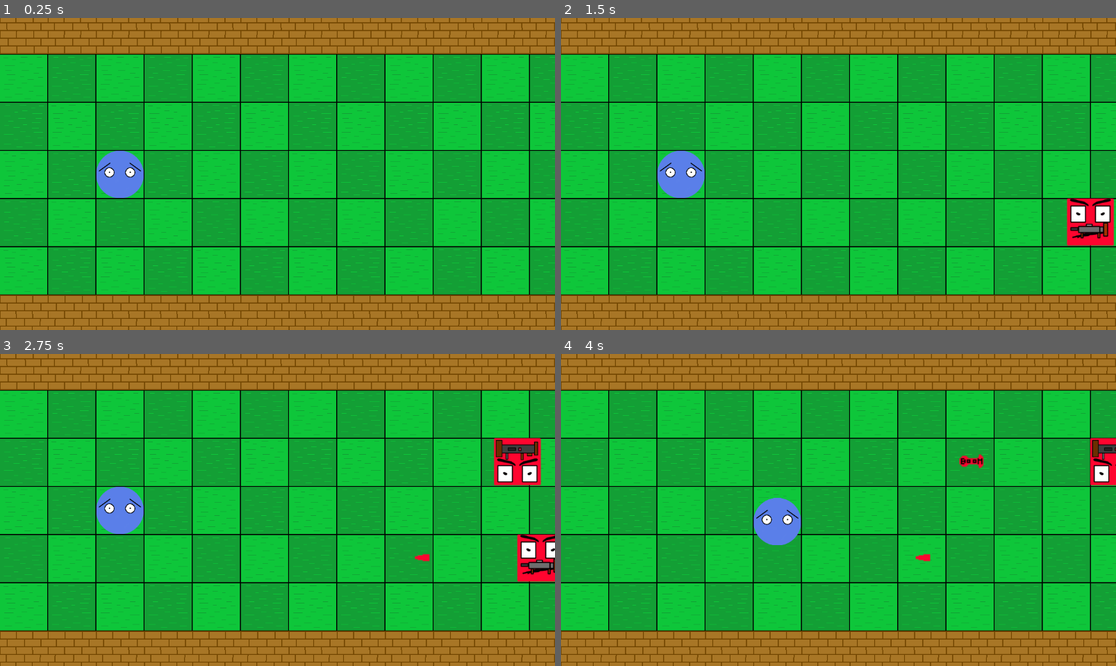
Above: before the commit, frames 1-4 (two rows, left to right).
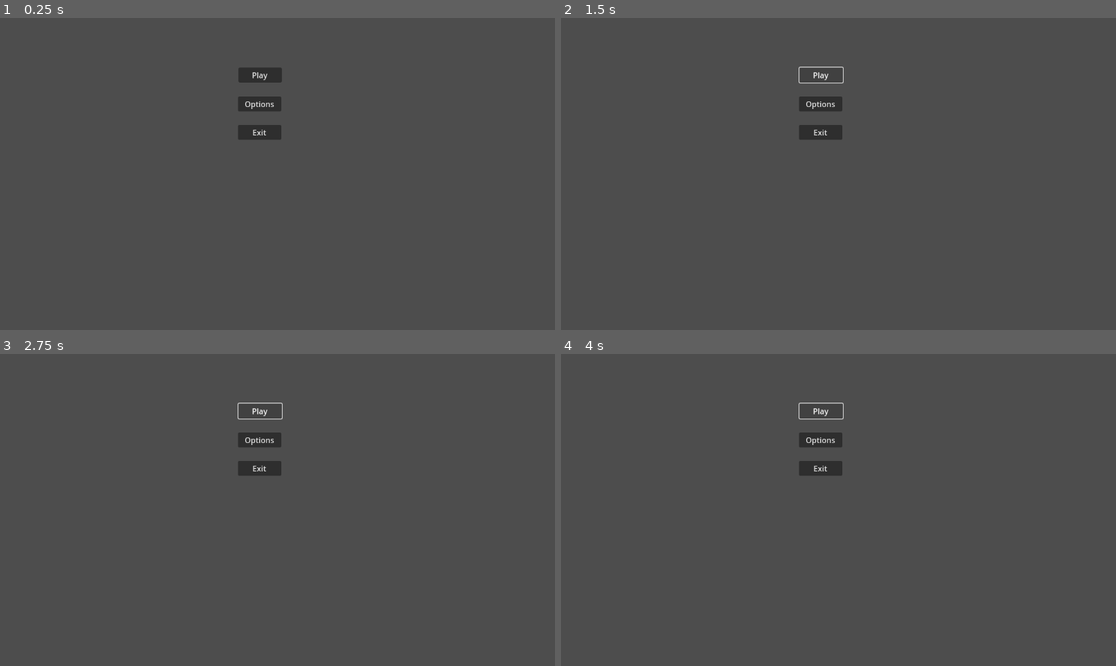
Above: after the commit, the same moments.

Repository: Killfreek/Rats
Game: Godot game, scene res://Levels/StartMenu.tscn
Two runs of this game, one before a commit and one after it. Both use one fixed random seed, a clock stepped at 60 frames per second and the inputs below. Before the commit the project starts from res://Levels/main.tscn.
Inputs (mouse positions are in pixels of both pictures, inside the frame that each line leads up to):
- Up to frame 1 (0.25 s): no input
- Up to frame 2 (1.5 s): click (821, 105) at 0.5 s, where only the run after the commit has a clickable "Options"; click (821, 74) at 1.25 s, where only the run after the commit has a clickable "Play"
- Up to frame 3 (2.75 s): click (260, 410) at 2 s, where only the run after the commit has a clickable "Play"
- Up to frame 4 (4 s): hold D (MoveRight) 2.78-3.53 s; hold Space (SpawnPlayer) 2.78-3.53 s; hold S (MoveDown) from 3.53 s (still down); tap Space (SpawnPlayer) at 3.6 s

The runs differ from the first frame. In frame 1, 100% of the frame differs, in the area x 0-100%, y 0-100%; in frame 2, 100%; in frame 3, 100%; in frame 4, 100%.

Commit message:
Added a start menu scene

Diff:
--- /dev/null
+++ b/Levels/StartMenu.tscn
@@ -0,0 +1,24 @@
+[gd_scene format=3 uid="uid://djo5pnhexrurd"]
+
+[node name="StartMenu" type="Node2D"]
+
+[node name="Button" type="Button" parent="."]
+offset_left = 495.0
+offset_top = 103.0
+offset_right = 585.0
+offset_bottom = 134.0
+text = "Play"
+
+[node name="Button2" type="Button" parent="."]
+offset_left = 494.0
+offset_top = 163.0
+offset_right = 584.0
+offset_bottom = 194.0
+text = "Options"
+
+[node name="Button3" type="Button" parent="."]
+offset_left = 494.0
+offset_top = 222.0
+offset_right = 584.0
+offset_bottom = 253.0
+text = "Exit"
--- a/project.godot
+++ b/project.godot
@@ -11,7 +11,7 @@
 [application]
 
 config/name="Rats"
-run/main_scene="res://Levels/main.tscn"
+run/main_scene="res://Levels/StartMenu.tscn"
 config/features=PackedStringArray("4.2", "Forward Plus")
 config/icon="res://icon.svg"
 
